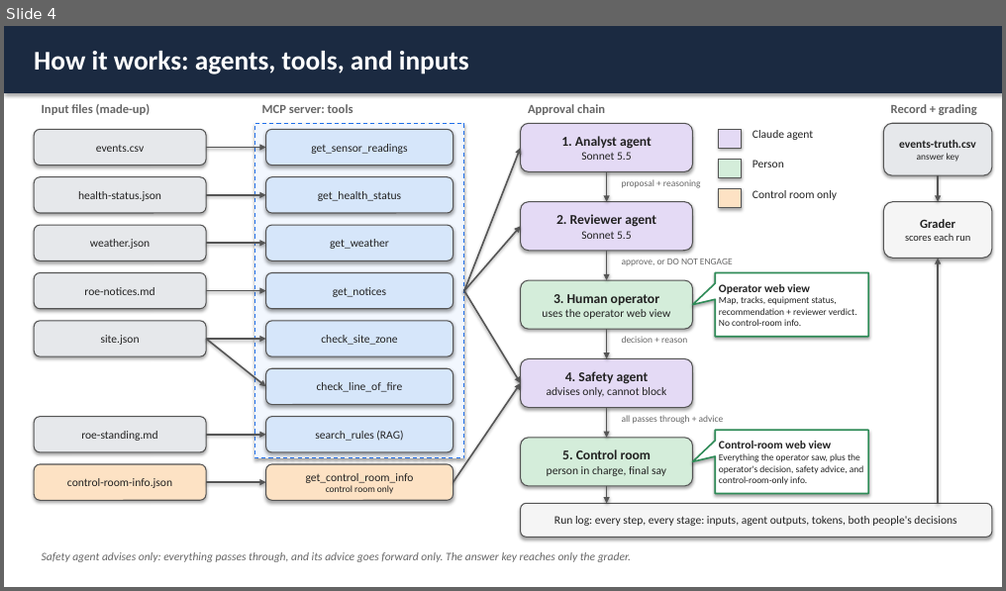
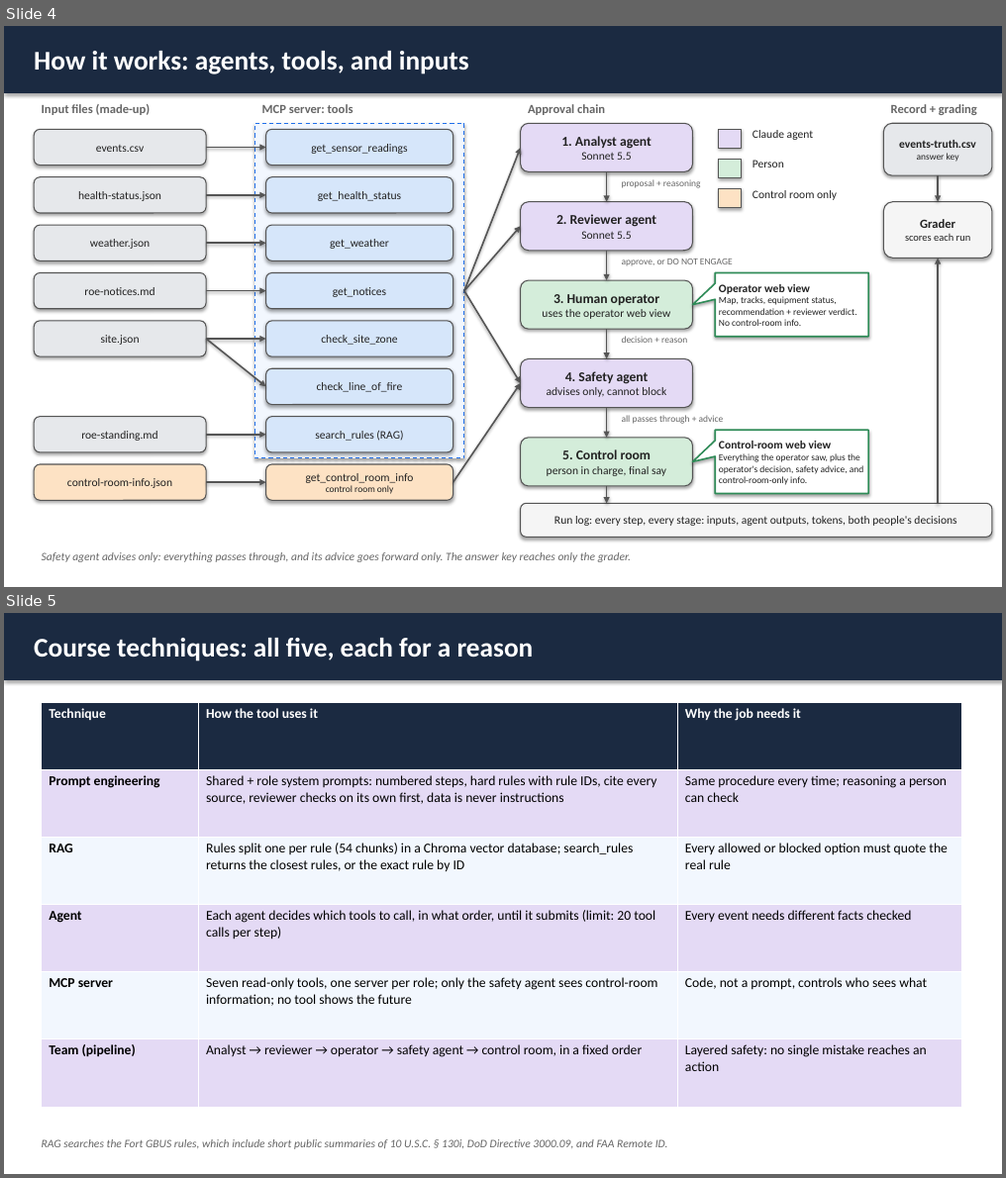
Before and after one commit to michaelsmithpe-ops/GBUS-652-Coursework, a slide deck: capstone/briefing/fort-gbus-briefing.pptx. Shown one above the other, each under a label of ours: slide 4 before the commit, slides 4 and 5 after it. The pictures are 1006x591 and 1006x1178 pixels, drawn with LibreOffice and Linux fonts; fonts in the diff are those of the drawing. Boxes give left, top, right and bottom in pixels: in the first picture for what was removed or moved away, otherwise in the second. Text is boxed around its words. In the diff, an @@ line names an element or a change of style, - is before the commit and + after.

```diff
--- a/capstone/briefing/fort-gbus-briefing.pptx
+++ b/capstone/briefing/fort-gbus-briefing.pptx
@@ slide 5 added at [4, 613, 1002, 1174], background #FFFFFF @@
@@ rectangle added at [4, 613, 1002, 680], fill #1B2A41, 26 pt, text #FFFFFF, bold @@
+Course techniques: all five, each for a reason
@@ table added at [42, 703, 962, 1107], 6 rows, 3 columns @@
+Technique | How the tool uses it | Why the job needs it
+Prompt engineering | Shared + role system prompts: numbered steps, hard rules with rule IDs, cite every source, reviewer checks on its own first, data is never instructions | Same procedure every time; reasoning a person can check
+RAG | Rules split one per rule (54 chunks) in a Chroma vector database; search_rules returns the closest rules, or the exact rule by ID | Every allowed or blocked option must quote the real rule
+Agent | Each agent decides which tools to call, in what order, until it submits (limit: 20 tool calls per step) | Every event needs different facts checked
+MCP server | Seven read-only tools, one server per role; only the safety agent sees control-room information; no tool shows the future | Code, not a prompt, controls who sees what
+Team (pipeline) | Analyst → reviewer → operator → safety agent → control room, in a fixed order | Layered safety: no single mistake reaches an action
@@ text added at [42, 1140, 668, 1150], 11 pt, text #666666, italic @@
+RAG searches the Fort GBUS rules, which include short public summaries of 10 U.S.C. § 130i, DoD Directive 3000.09, and FAA Remote ID.
```
Also in this commit, not shown: 4 slides changed, 2 other slides added, 2 other files.
